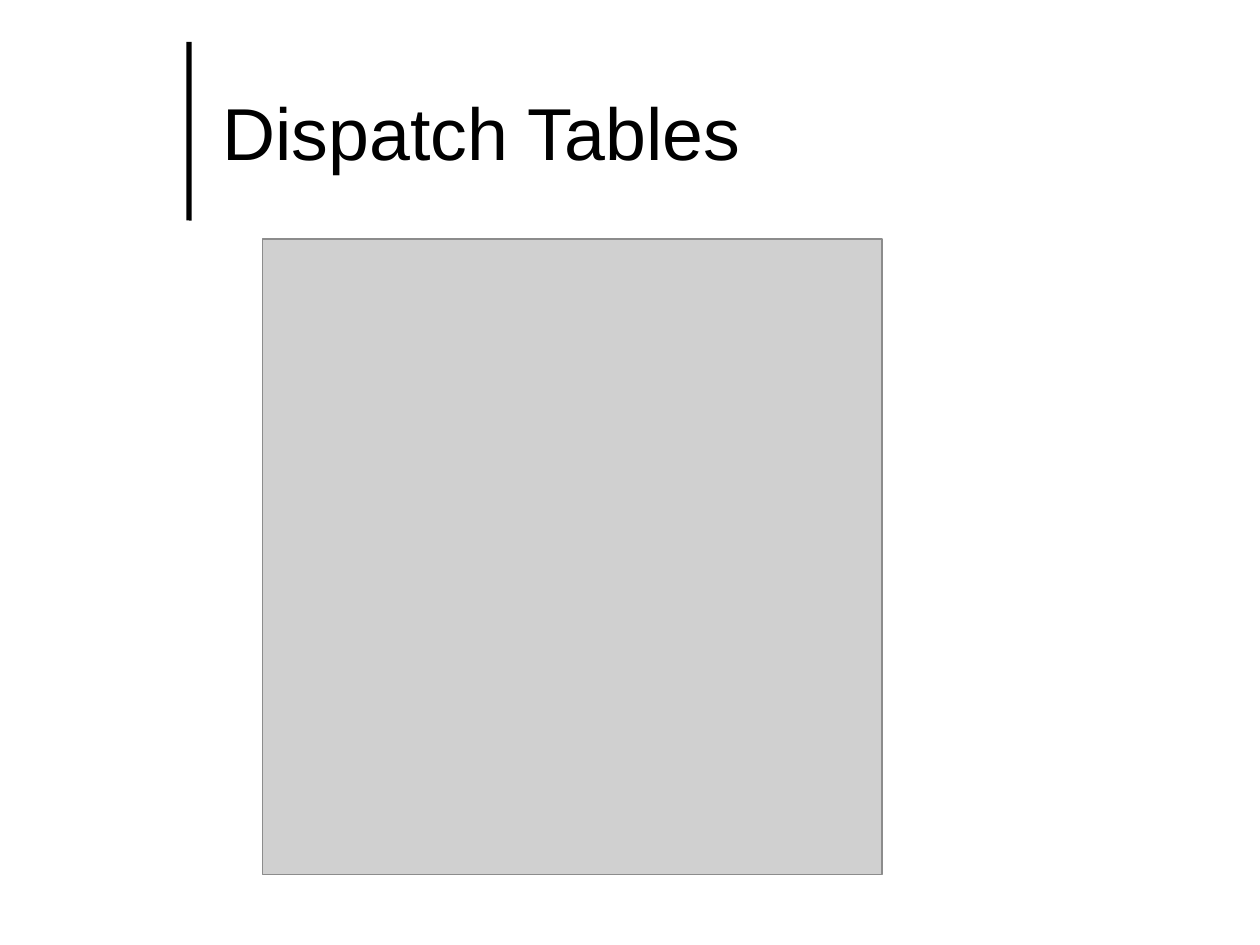
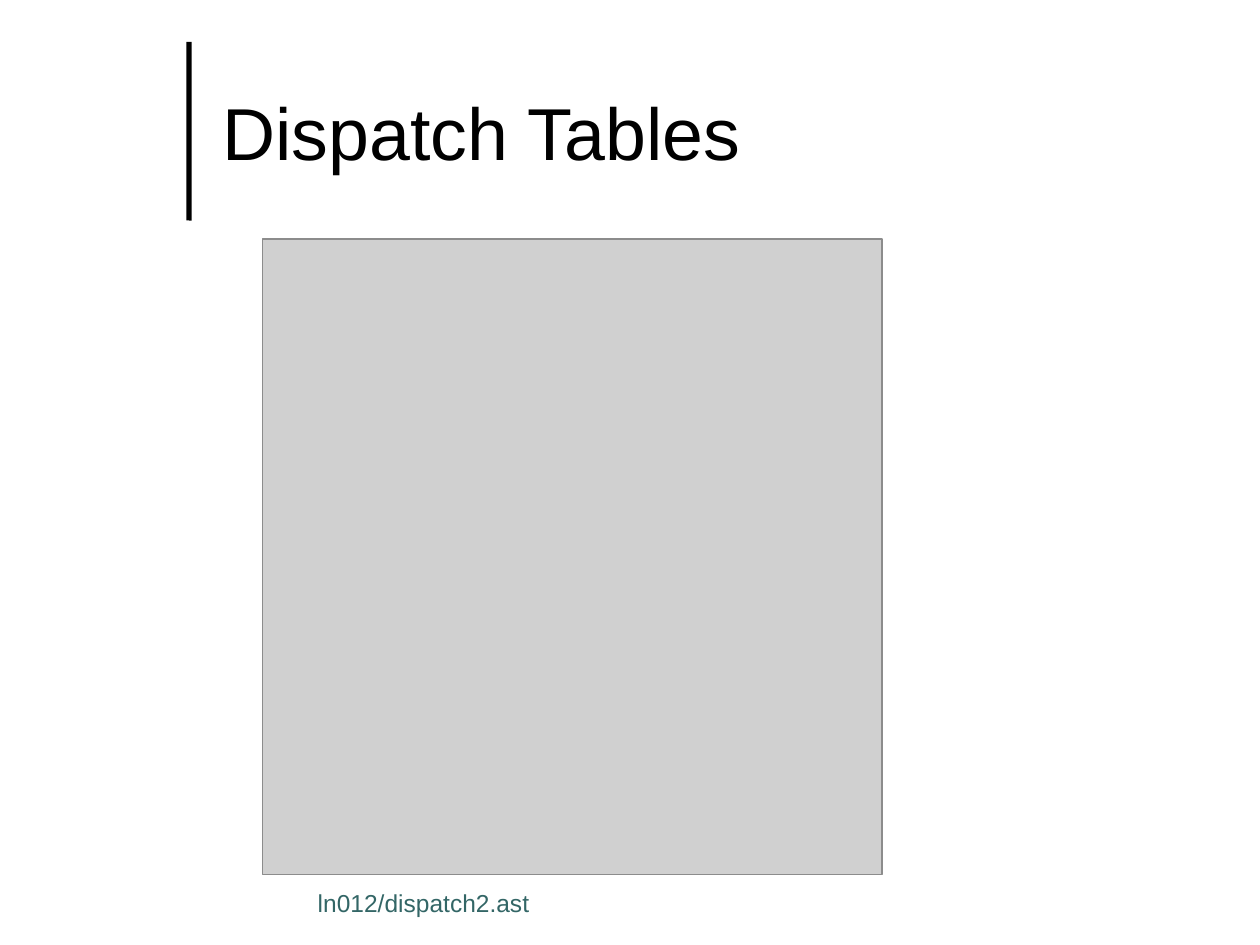
Before and after one commit to lutzhamel/CSC493, a slide deck: slide 6 of notes/csc493-ln012.pptx. Drawn at 1260x945 pixels with LibreOffice and Linux fonts; fonts in the diff are those of the drawing; grey boxes stand for pictures; background and template pictures are left out. Boxes give left, top, right and bottom in pixels: in the first picture for what was removed or moved away, otherwise in the second. Text is boxed around its words. In the diff, an @@ line names an element or a change of style, - is before the commit and + after.

```diff
--- a/notes/csc493-ln012.pptx
+++ b/notes/csc493-ln012.pptx
@@ text added at bbox=[318, 894, 529, 917], 14 pt, text #336666 @@
+ln012/dispatch2.ast
```
Also in this commit, not shown: 5 other slides changed, 16 other files.
